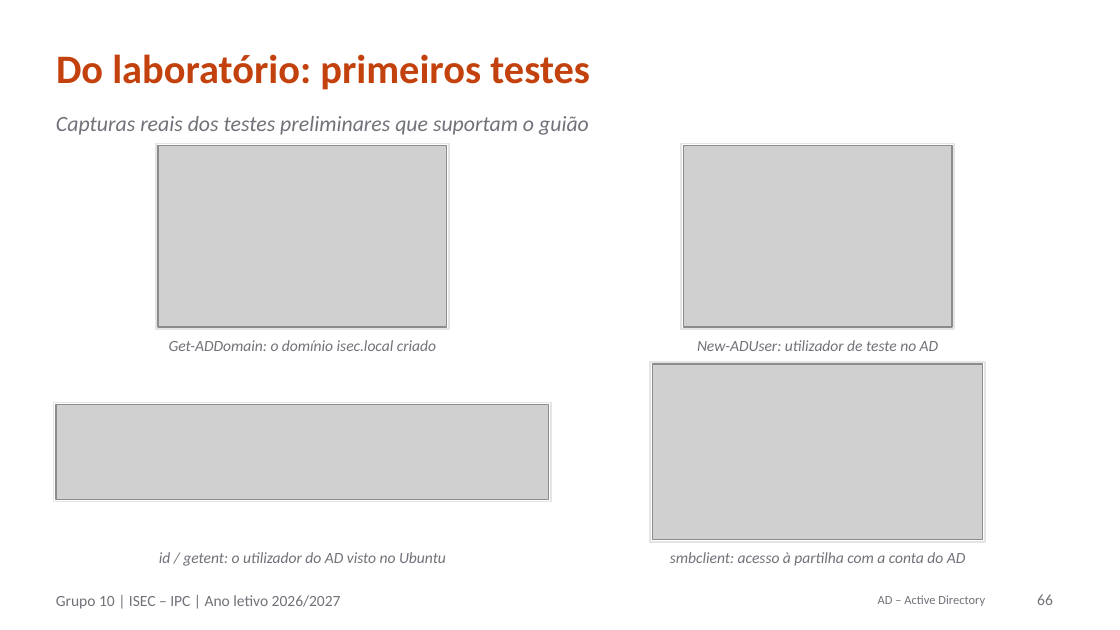
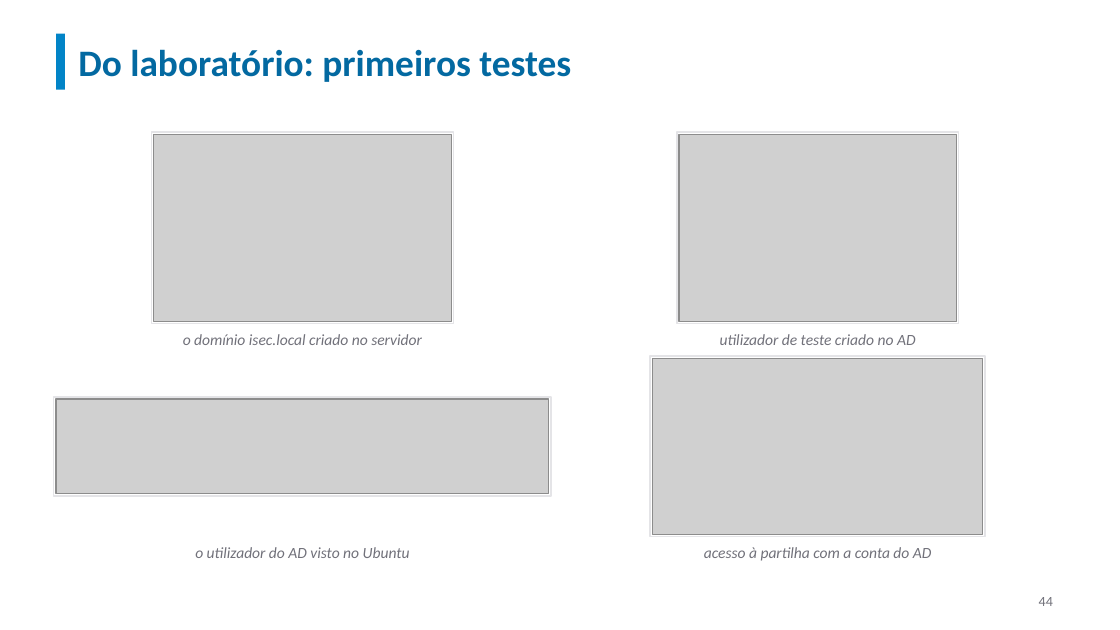
Before and after one commit to orlandonss/TrabalhoSR2, a slide deck: slide 44 of Apresentacoes_Workshop/SR2-2627-Workshop-Grp10-Apresentação-A.pptx (slide 66 before the commit). Drawn at 1120x630 pixels with LibreOffice and Linux fonts; fonts in the diff are those of the drawing; grey boxes stand for pictures. Boxes give left, top, right and bottom in pixels: in the first picture for what was removed or moved away, otherwise in the second. Text is boxed around its words. In the diff, an @@ line names an element or a change of style, - is before the commit and + after.

```diff
--- a/Apresentacoes_Workshop/SR2-2627-Workshop-Grp10-Apresentação-A.pptx
+++ b/Apresentacoes_Workshop/SR2-2627-Workshop-Grp10-Apresentação-A.pptx
@@ title "Do laboratório: primeiros testes": place and size @@
-title "Do laboratório: primeiros testes" at (56, 54, 590, 90)
+title "Do laboratório: primeiros testes" at (78, 49, 571, 82)
@@ title "Do laboratório: primeiros testes" at (78, 49, 571, 82): size 26 to 24 pt, text colour #C2410C to #0369A1 @@
@@ rectangle added at (56, 34, 65, 90), fill #0284C7 @@
@@ text removed at (56, 116, 589, 135) @@
-Capturas reais dos testes preliminares que suportam o guião
@@ rectangle: place and size @@
-rectangle at (156, 143, 449, 329)
+rectangle at (151, 132, 454, 324)
@@ picture: place and size @@
-picture at (158, 146, 447, 327)
+picture at (153, 134, 451, 321)
@@ rectangle: place and size @@
-rectangle at (681, 143, 954, 329)
+rectangle at (676, 132, 958, 324)
@@ picture: place and size @@
-picture at (683, 146, 952, 327)
+picture at (679, 134, 955, 321)
@@ text at (183, 334, 422, 345): text changed @@
-Get-ADDomain: o domínio isec.local criado
+o domínio isec.local criado no servidor
@@ 2 pictures, 2 rectangles: place and size @@
-2 pictures, 2 rectangles at (54, 362, 984, 542)
+2 pictures, 2 rectangles at (54, 356, 984, 536)
@@ text at (720, 334, 916, 345): text changed @@
-New-ADUser: utilizador de teste no AD
+utilizador de teste criado no AD
@@ text at (195, 547, 410, 558): text changed @@
-id / getent: o utilizador do AD visto no Ubuntu
+o utilizador do AD visto no Ubuntu
@@ text at (704, 547, 932, 561): text changed @@
-smbclient: acesso à partilha com a conta do AD
+acesso à partilha com a conta do AD
@@ text removed at (56, 595, 341, 609) @@
-Grupo 10 | ISEC – IPC | Ano letivo 2026/2027
@@ text removed at (878, 595, 985, 606) @@
-AD – Active Directory
@@ page number at (1039, 597, 1053, 606): text changed; size 10 to 9 pt @@
-66
+44
```
Also in this commit, not shown: 5 other slides changed, 41 slides added, 63 slides removed, 8 other files.
